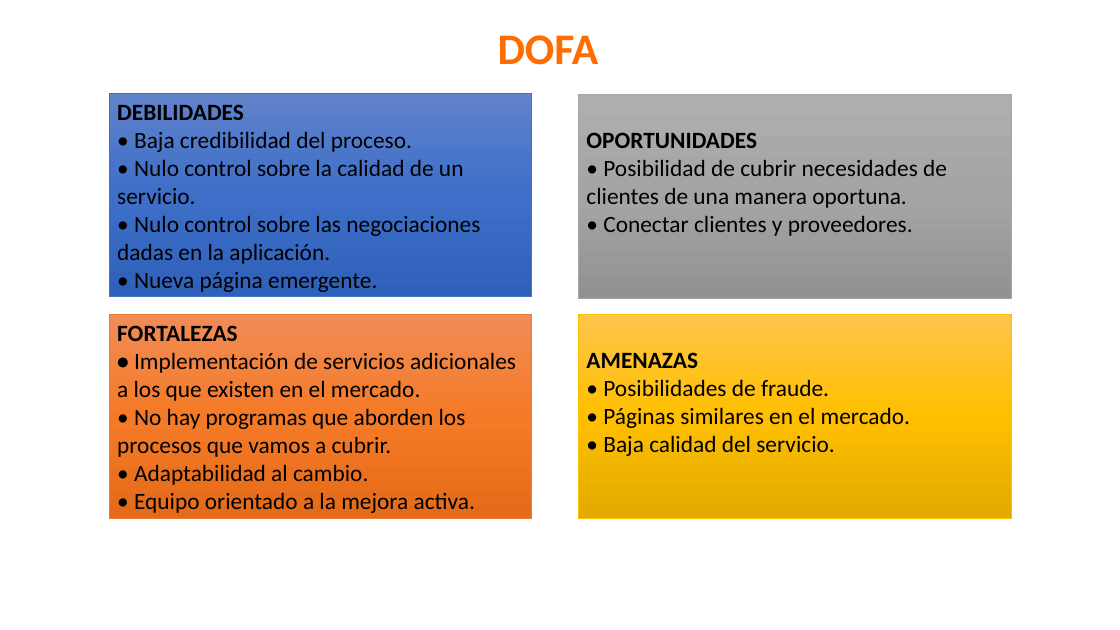
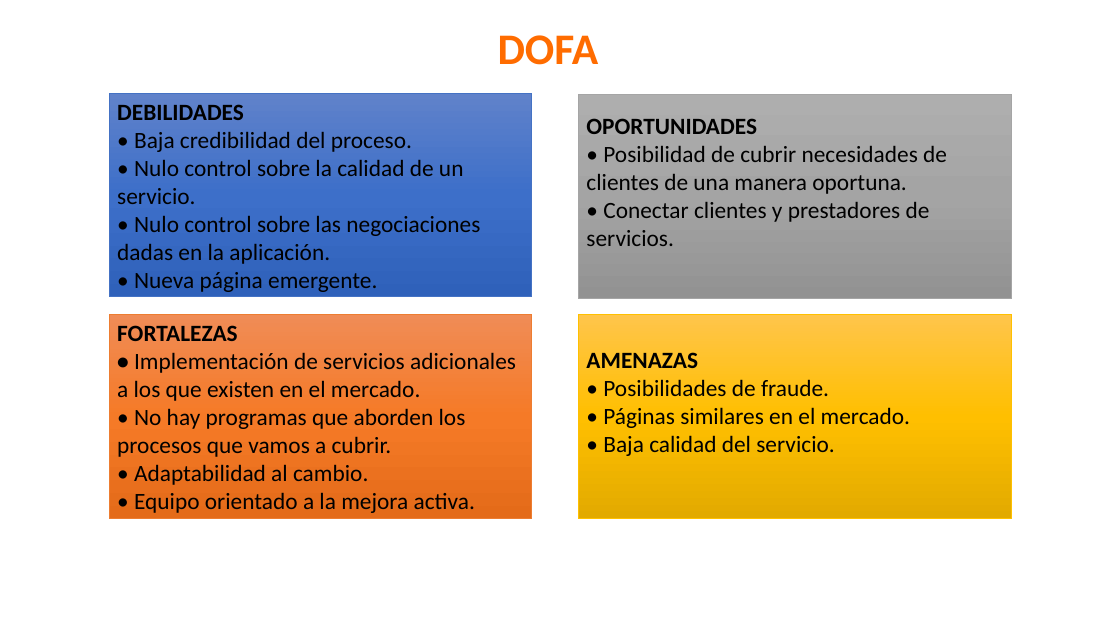
Before and after one commit to yeseniaquejada/SERVICE_MARKET, a slide deck: slide 7 of PROYECTO FORMATIVO.pptx. Drawn at 1120x630 pixels with LibreOffice and Linux fonts; fonts in the diff are those of the drawing; background and template pictures are left out. Boxes give left, top, right and bottom in pixels: in the first picture for what was removed or moved away, otherwise in the second. Text is boxed around its words. In the diff, an @@ line names an element or a change of style, - is before the commit and + after.

```diff
--- a/PROYECTO FORMATIVO.pptx
+++ b/PROYECTO FORMATIVO.pptx
@@ text in rectangle at box(586, 202, 930, 246): text changed @@
-• Conectar clientes y proveedores.
+• Conectar clientes y prestadores de servicios.
```
Also in this commit, not shown: 9 other slides changed, 41 other files.
